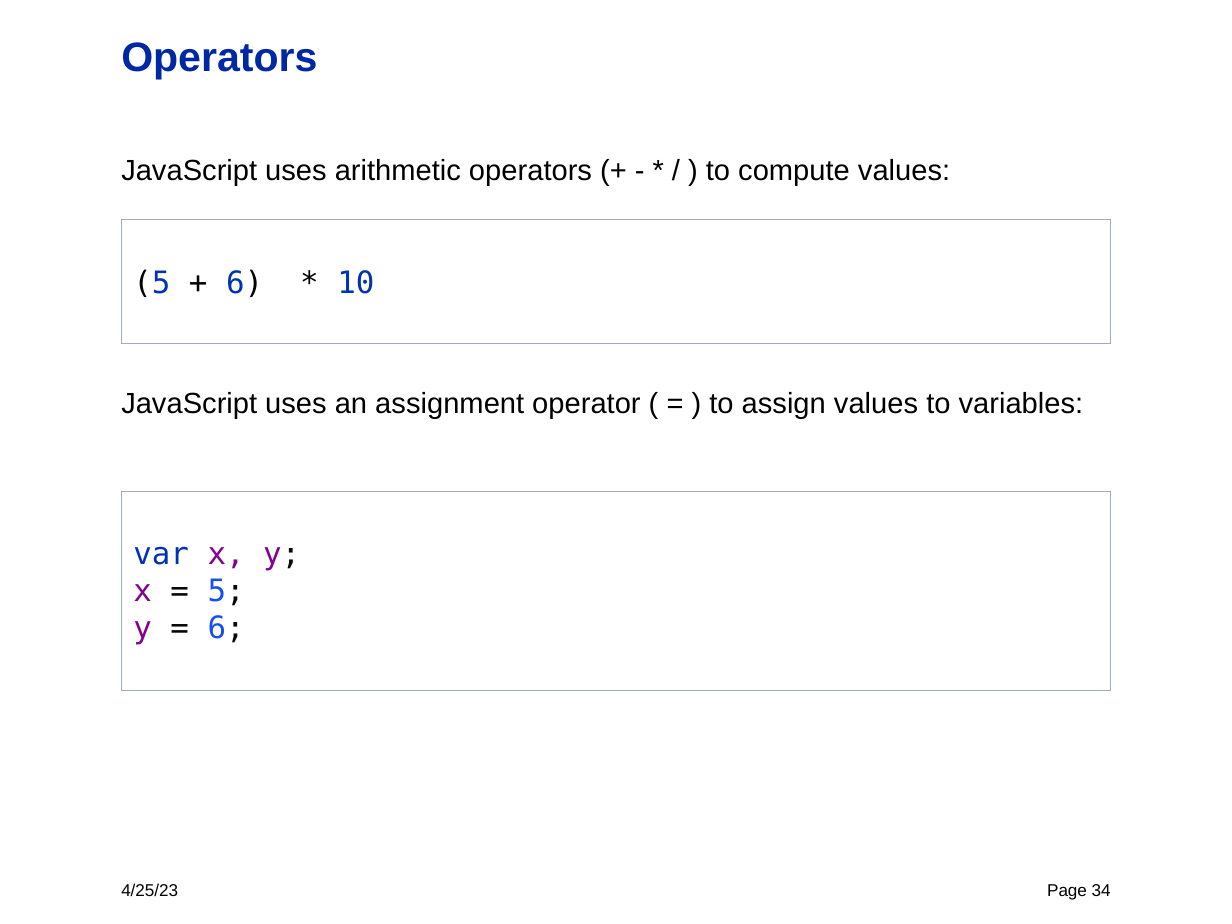
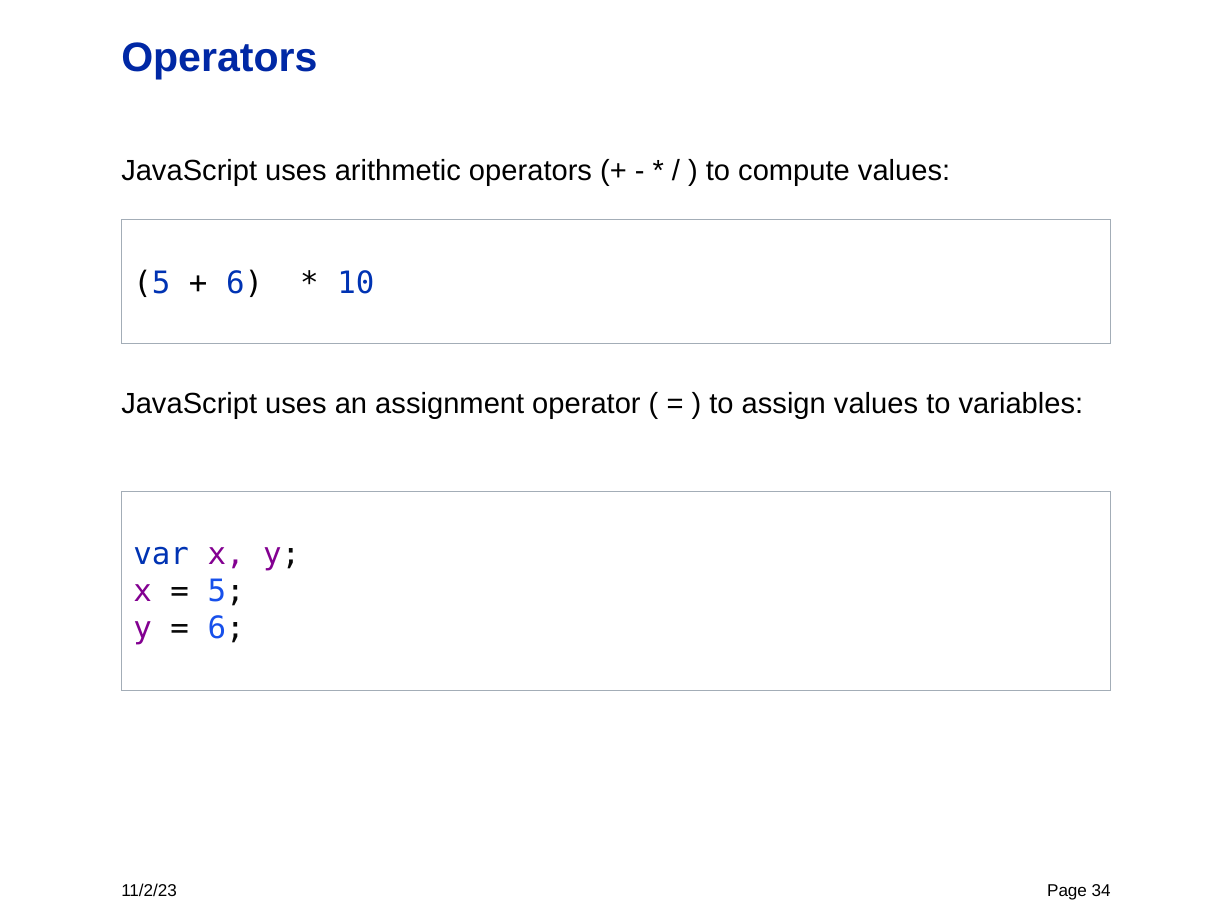
Before and after one commit to dpinezich/ajs_23, a slide deck: slide 34 of presentation/course_2023_javascript_idzuerich_dpinezich.pptx. Drawn at 1232x924 pixels with LibreOffice and Linux fonts; fonts in the diff are those of the drawing. Boxes give left, top, right and bottom in pixels: in the first picture for what was removed or moved away, otherwise in the second. Text is boxed around its words. In the diff, an @@ line names an element or a change of style, - is before the commit and + after.

```diff
--- a/presentation/course_2023_javascript_idzuerich_dpinezich.pptx
+++ b/presentation/course_2023_javascript_idzuerich_dpinezich.pptx
@@ text at (121, 883, 177, 897): text changed @@
-4/25/23
+11/2/23
```
Also in this commit, not shown: 132 other slides changed, 1 other file.
